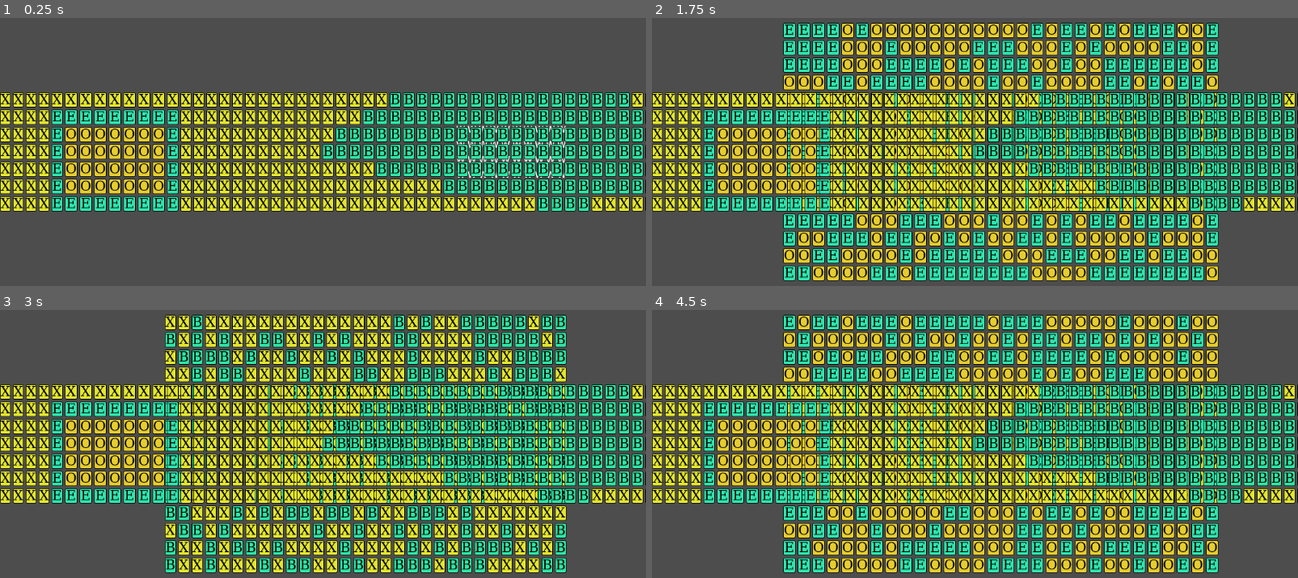
Above: before the commit, frames 1-4 (two rows, left to right).
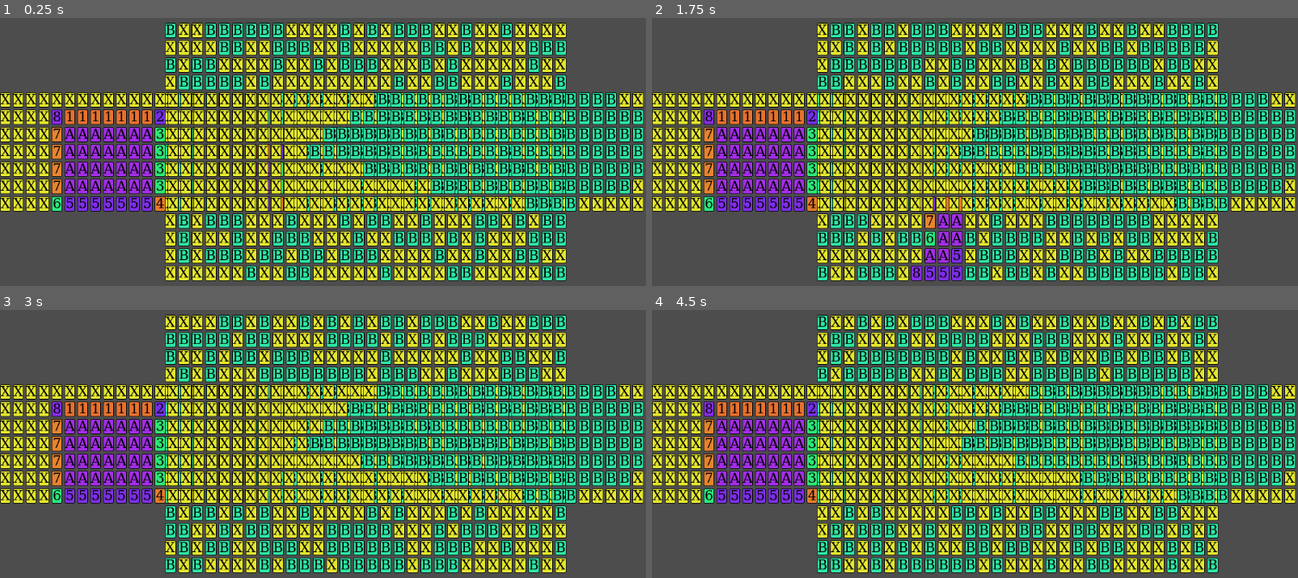
Above: after the commit, the same moments.

Repository: Hozerino/wavefunctioncollapse
Game: Godot game, scene res://playground.tscn
The game is run twice, just before and just after one commit, with the same random seed, the same clock (stepped at 60 frames per second) and the same inputs.
Inputs:
- Up to frame 1 (0.25 s): no input
- Up to frame 2 (1.75 s): tap Enter (ui_accept) at 0.5, 0.77, 1.25, 1.52 s
- Up to frame 3 (3 s): tap Enter (ui_accept) at 2, 2.75 s
- Up to frame 4 (4.5 s): tap Enter (ui_accept) at 3.02, 3.5, 3.77, 4.25 s

The runs differ from the first frame. In frame 1, 43% of the frame differs, in the area x 8-100%, y 1-99%; in frame 2, 45%; in frame 3, 28%; in frame 4, 45%.
Error before the commit: Assertion failed: pois eh... bora lidar com contradictions talvez? (res://src/WaveFunctionCollapse/WaveFunctionCollapse.gd:128)

Commit message:
ta estranho

Diff:
--- a/src/MapReader/MatrixToRulesetProcessor.gd
+++ b/src/MapReader/MatrixToRulesetProcessor.gd
@@ -73,6 +73,70 @@
 	ruleset_db.neighbor_counts_db = neighbor_counts
 
 	return ruleset_db
+#
+
+func build_rules_db_toroidal_sei_la(input: String) -> TileRulesetDB:
+	var ruleset_db = TileRulesetDB.new()
+
+	var clean_input = input.strip_edges().replace("\r", "")
+	var lines = clean_input.split("\n", false)
+
+	var height = lines.size()
+	var neighbor_counts = {}
+
+	for y in range(height):
+		var line = lines[y]
+		var width = line.length()
+
+		for x in range(width):
+			var tile = line[x]
+			if tile == " ":
+				continue
+
+			if not neighbor_counts.has(tile):
+				neighbor_counts[tile] = {
+					"north": {},
+					"south": {},
+					"east": {},
+					"west": {}
+				}
+
+			# 🟢 WRAPPED NEIGHBORS
+			var north_y = (y - 1 + height) % height
+			var south_y = (y + 1) % height
+			var west_x  = (x - 1 + width) % width
+			var east_x  = (x + 1) % width
+
+			var north_neighbor = lines[north_y][x]
+			var south_neighbor = lines[south_y][x]
+			var west_neighbor  = line[west_x]
+			var east_neighbor  = line[east_x]
+
+			if north_neighbor != " ":
+				neighbor_counts[tile]["north"][north_neighbor] = neighbor_counts[tile]["north"].get(north_neighbor, 0) + 1
+
+			if south_neighbor != " ":
+				neighbor_counts[tile]["south"][south_neighbor] = neighbor_counts[tile]["south"].get(south_neighbor, 0) + 1
+
+			if west_neighbor != " ":
+				neighbor_counts[tile]["west"][west_neighbor] = neighbor_counts[tile]["west"].get(west_neighbor, 0) + 1
+
+			if east_neighbor != " ":
+				neighbor_counts[tile]["east"][east_neighbor] = neighbor_counts[tile]["east"].get(east_neighbor, 0) + 1
+
+	# Store rules normally
+	for tile in neighbor_counts:
+		ruleset_db.possible_neighbors_db[tile] = {
+			"north": neighbor_counts[tile]["north"].keys(),
+			"south": neighbor_counts[tile]["south"].keys(),
+			"east":  neighbor_counts[tile]["east"].keys(),
+			"west":  neighbor_counts[tile]["west"].keys()
+		}
+
+	ruleset_db.neighbor_counts_db = neighbor_counts
+	return ruleset_db
+
+
 
 func get_input_matrix(input: String) -> Array:
 	var input_as_matrix: Array = []
--- a/src/WaveFunctionCollapse/WaveFunctionCollapse.gd
+++ b/src/WaveFunctionCollapse/WaveFunctionCollapse.gd
@@ -34,9 +34,22 @@
 	if not initialized:
 		initialize_grid()
 	var tiles = _get_lowest_entropy_tiles(1)
-	var lowest_entropy_tile :WaveTile = tiles.pick_random()
-	lowest_entropy_tile.collapse()
-	update_tiles_after_collapse(lowest_entropy_tile)
+	var lowest_entropy_tile : WaveTile = tiles.pick_random()
+
+	# Copy possibilities so we can retry
+	var original_types = lowest_entropy_tile._available_types.duplicate()
+
+	while original_types.size() > 0:
+		var chosen = original_types.pick_random()
+		original_types.erase(chosen)
+
+		lowest_entropy_tile.update_available_tiles_and_entropy([chosen])
+		lowest_entropy_tile.entropy = 0
+
+		return update_tiles_after_collapse(lowest_entropy_tile)
+
+	# If we reach here → all choices failed
+	assert(false, "Hard contradiction at (%d, %d)" % [lowest_entropy_tile.x, lowest_entropy_tile.y])
 	return false
 
 func run_to_the_end():
@@ -89,45 +102,46 @@
 	return grid[min_pos.y][min_pos.x]
 
 # This is the real WAVE FUNCTION COLLAPSE
-func update_tiles_after_collapse(collapsed_tile: WaveTile):
+func update_tiles_after_collapse(collapsed_tile: WaveTile) -> bool:
 	# Queue for propagation (BFS)
 	var tiles_to_be_updated: Array = [collapsed_tile]
 
 	# Map direction names to vectors
 
 	var dir_offsets = {
-						  "north": Vector2.UP,
-						  "south": Vector2.DOWN,
-						  "west": Vector2.LEFT,
-						  "east": Vector2.RIGHT
-					  }
+		"north": Vector2.UP,
+		"south": Vector2.DOWN,
+		"west": Vector2.LEFT,
+		"east": Vector2.RIGHT
+	}
 
 	while not tiles_to_be_updated.is_empty():
 		var current_tile: WaveTile = tiles_to_be_updated.pop_front()
 		var possible_neighbors: Dictionary = _ruleset_db.get_possible_neighbors(current_tile)
 
-		#		 TODO arrumar esse for, antes o dir_offsets tava como up down leftright e nao entrava aqui, arrumar!!!
 		for dir in possible_neighbors.keys():
 			var offset = dir_offsets.get(dir)
 			if offset == null:
 				push_error("Unknown direction: %s" % dir)
-				continue  # ignore unknown directions
-			# TODO colocar x e y no tile de volta pra ele ajudar a achar os vizinhos
+				continue
+
 			var neighbor_pos = Vector2(current_tile.x, current_tile.y) + offset
 
-			# Bounds check
 			if neighbor_pos.x < 0 or neighbor_pos.x >= _x_size or neighbor_pos.y < 0 or neighbor_pos.y >= _y_size:
 				continue
 
 			var neighbor_tile: WaveTile = grid[neighbor_pos.y][neighbor_pos.x]
 			if neighbor_tile.entropy == 0:
-				continue  # already collapsed
+				continue
 
 			var allowed_types: Array = possible_neighbors[dir]
 			var new_available_types: Array = neighbor_tile._available_types.filter(func(t): return t in allowed_types)
-			assert(not new_available_types.is_empty(), "pois eh... bora lidar com contradictions talvez?")
+			# 🚨 CONTRADICTION DETECTED, returning false
+			if new_available_types.is_empty():
+				return false
 
-			# If the neighbor's possibilities shrank, update it and add to queue
 			if new_available_types.size() < neighbor_tile._available_types.size():
 				neighbor_tile.update_available_tiles_and_entropy(new_available_types)
 				tiles_to_be_updated.append(neighbor_tile)
+
+	return true
--- a/src/playground.gd
+++ b/src/playground.gd
@@ -8,12 +8,12 @@
 
 @export var input = """
 XXXXXXXXXXXXXXXXXXXXXXXXXXXXXBBBBBBBBBBBBBBBBBBXXXXXXX
-XXXXEEEEEEEEEXXXXXXXXXXXXXXBBBBBBBBBBBBBBBBBBBBBBXXXXX
-XXXXEOOOOOOOEXXXXXXXXXXXXBBBBBBBBBBBBBBBBBBBBBBBBBXXXX
-XXXXEOOOOOOOEXXXXXXXXXXXBBBBBBBBBBBBBBBBBBBBBBBBBBXXXX
-XXXXEOOOOOOOEXXXXXXXXXXXXXXXBBBBBBBBBBBBBBBBBBBBBXXXXX
-XXXXEOOOOOOOEXXXXXXXXXXXXXXXXXXXXBBBBBBBBBBBBBBBXXXXXX
-XXXXEEEEEEEEEXXXXXXXXXXXXXXXXXXXXXXXXXXXBBBBXXXXXXXXXX
+XXXX811111112XXXXXXXXXXXXXXBBBBBBBBBBBBBBBBBBBBBBXXXXX
+XXXX7AAAAAAA3XXXXXXXXXXXXBBBBBBBBBBBBBBBBBBBBBBBBBXXXX
+XXXX7AAAAAAA3XXXXXXXXXXXBBBBBBBBBBBBBBBBBBBBBBBBBBXXXX
+XXXX7AAAAAAA3XXXXXXXXXXXXXXXBBBBBBBBBBBBBBBBBBBBBXXXXX
+XXXX7AAAAAAA3XXXXXXXXXXXXXXXXXXXXBBBBBBBBBBBBBBBXXXXXX
+XXXX655555554XXXXXXXXXXXXXXXXXXXXXXXXXXXBBBBXXXXXXXXXX
 """
 
 
@@ -25,10 +25,10 @@
 
 func _ready() -> void:
 	wfc.initialize_grid()
-	while(not wfc.initialized):
-		print("esperando wfc")
 	populate_grid_with_matrix_of_strings(input_visual_grid, matrix_to_ruleset_processor.get_input_matrix(input))
 	wfc.run_to_the_end()
+	populate_grid_container(output_visual_grid)
+
 
 
 func _physics_process(delta: float) -> void:
